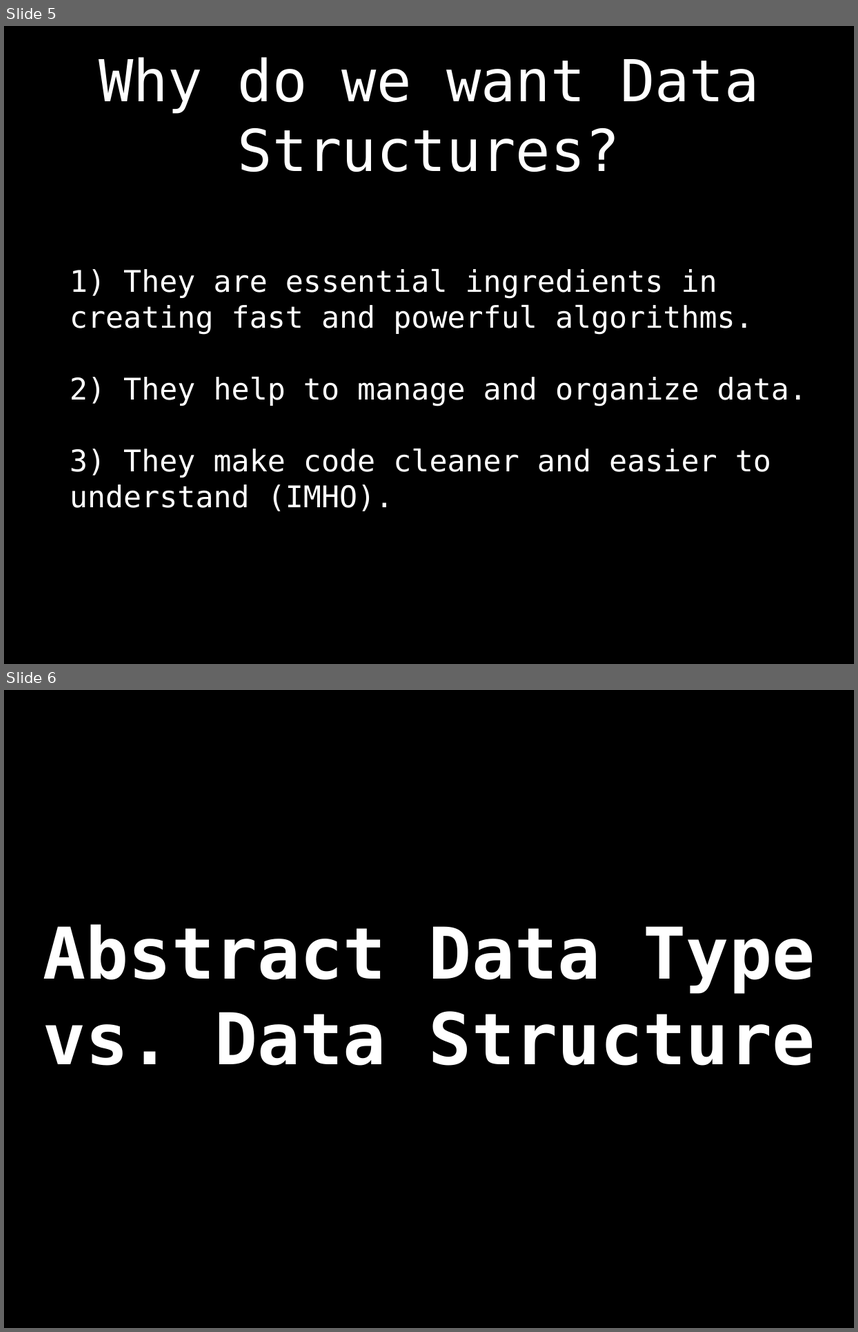
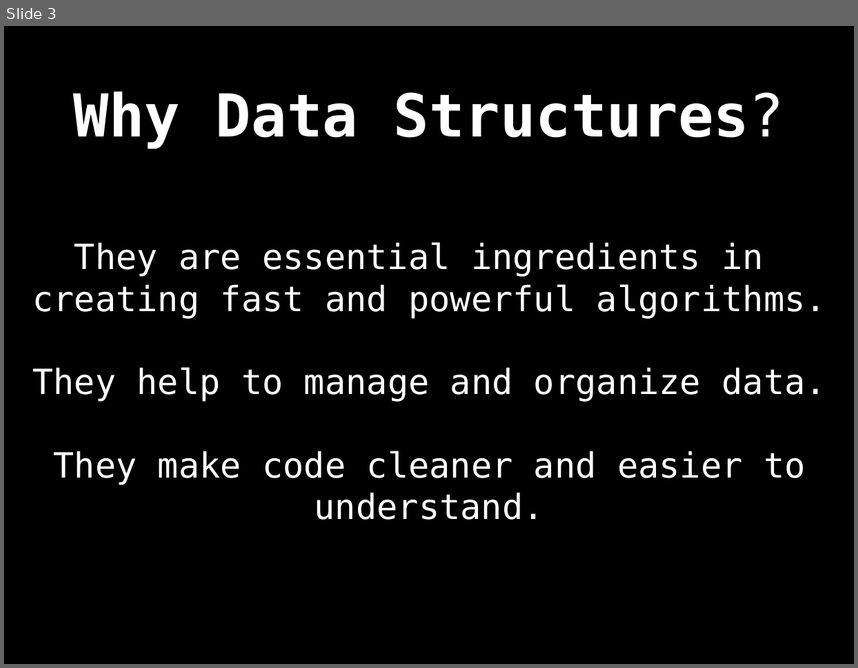
Before and after one commit to williamfiset/DEPRECATED-data-structures, a slide deck: Introduction/ds_intro_slides.pptx. Shown one above the other, each under a label of ours: slides 5 and 6 before the commit, slide 3 after it. The pictures are 858x1332 and 858x668 pixels, drawn with LibreOffice and Linux fonts; fonts in the diff are those of the drawing. Boxes give left, top, right and bottom in pixels: in the first picture for what was removed or moved away, otherwise in the second. Text is boxed around its words. In the diff, an @@ line names an element or a change of style, - is before the commit and + after.

```diff
--- a/Introduction/ds_intro_slides.pptx
+++ b/Introduction/ds_intro_slides.pptx
@@ slide 6 removed at (4,690,854,1328), background #000000 @@
@@ title removed at (43,924,815,1065) @@
-Abstract Data Type vs. Data Structure
@@ what was slide 5 is now slide 3 @@
@@ slide 3 changed as well @@
@@ title at (74,92,784,149): text changed; size 69.6 to 71.2 pt; bold on @@
-Why do we want Data Structures?
+Why Data Structures?
@@ text at (32,242,826,519): text changed; size 36 to 41.8 pt @@
-1) They are essential ingredients in creating fast and powerful algorithms.
-2) They help to manage and organize data.
-3) They make code cleaner and easier to understand (IMHO).
+They are essential ingredients in creating fast and powerful algorithms.
+They help to manage and organize data.
+They make code cleaner and easier to understand.
```
Also in this commit, not shown: 16 other slides changed, 4 slides added, 4 other slides removed, 2 other files.
